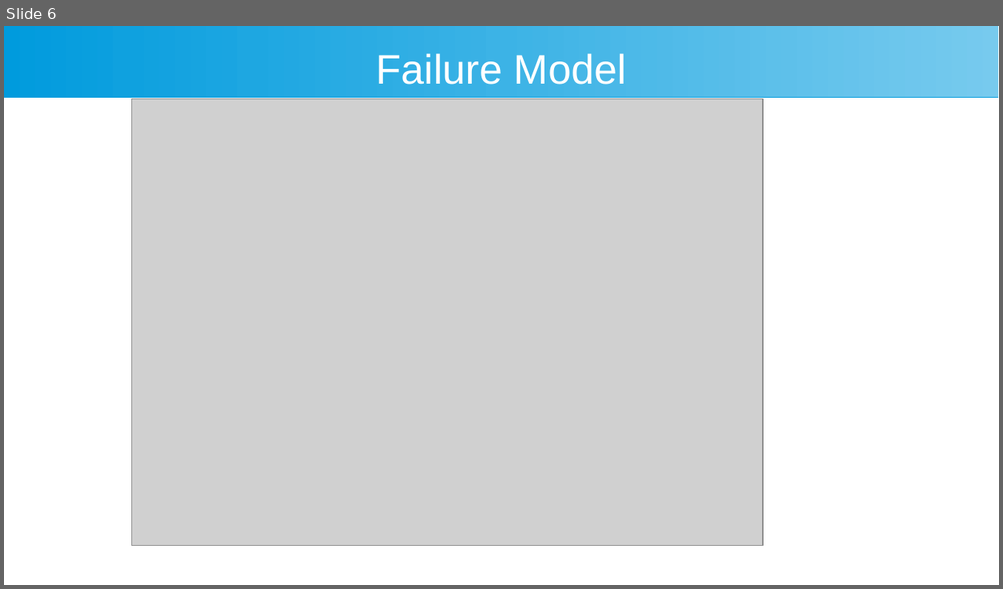
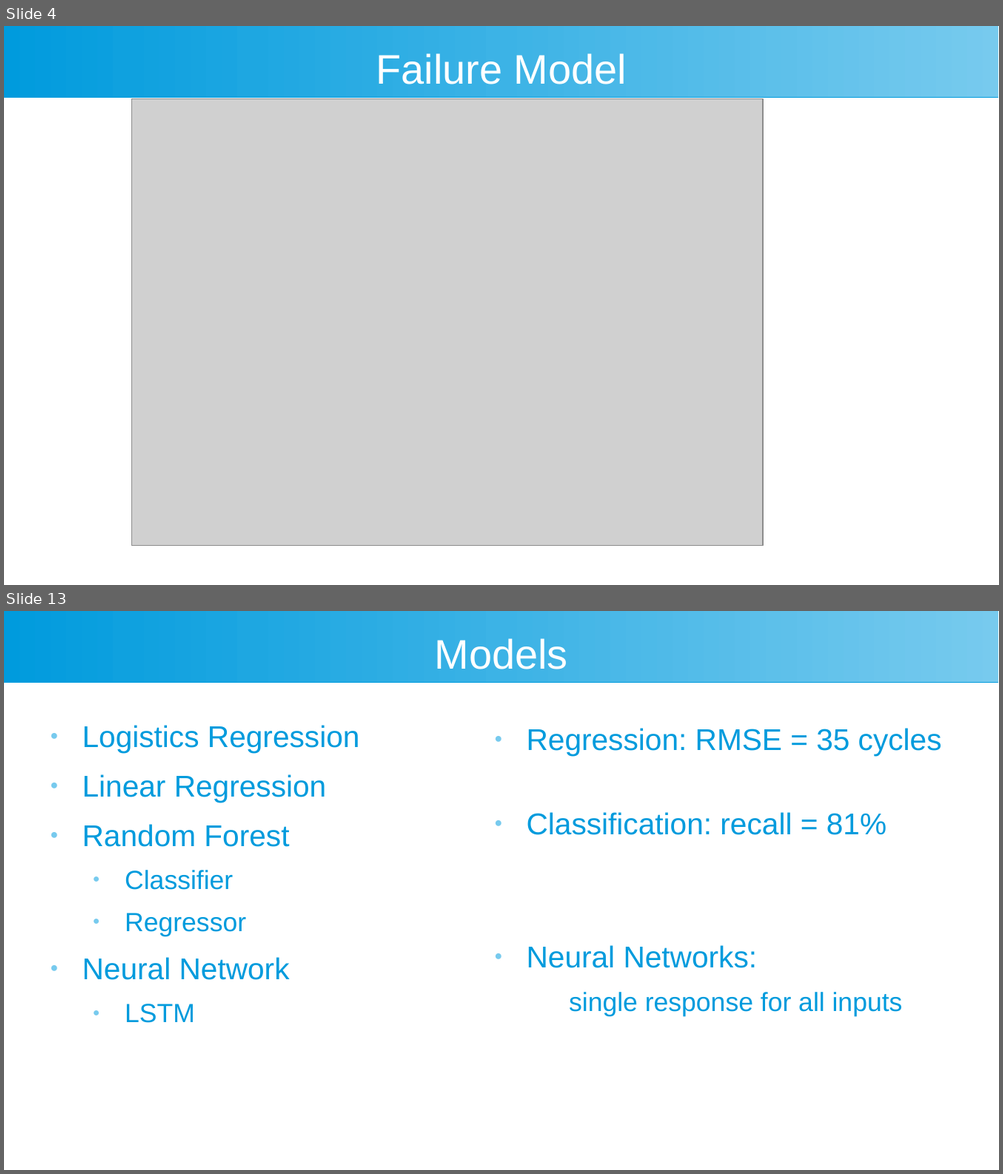
Before and after one commit to arcweld/DSI_Capstone_2, a slide deck: presentation/Weld_Capstone2.odp. Shown one above the other, each under a label of ours: slide 6 before the commit, slides 4 and 13 after it; the slides between them are not shown. The pictures are 1003x589 and 1003x1174 pixels, drawn with LibreOffice and Linux fonts; fonts in the diff are those of the drawing; grey boxes stand for pictures. Boxes give left, top, right and bottom in pixels: in the first picture for what was removed or moved away, otherwise in the second. Text is boxed around its words. In the diff, an @@ line names an element or a change of style, - is before the commit and + after.

```diff
--- a/presentation/Weld_Capstone2.odp
+++ b/presentation/Weld_Capstone2.odp
@@ slide 13 added at (4,611,999,1170), background #FFFFFF; not listed: 1 template element that a slide beside it also shows @@
@@ title added at (435,638,568,669), 33 pt, text #FFFFFF @@
+Models
@@ text added at (82,725,360,1023), 24 pt, text #009BDD @@
+● Logistics Regression
+● Linear Regression
+● Random Forest
+  ● Classifier
+  ● Regressor
+● Neural Network
+  ● LSTM
@@ text added at (526,728,942,1017), 24 pt, text #009BDD @@
+● Regression: RMSE = 35 cycles
+● Classification: recall = 81%
+● Neural Networks:
+  single response for all inputs
@@ what was slide 6 is now slide 4 @@
```
Also in this commit, not shown: 5 slides changed, 9 other slides added, 1 slide removed, 6 other files.
